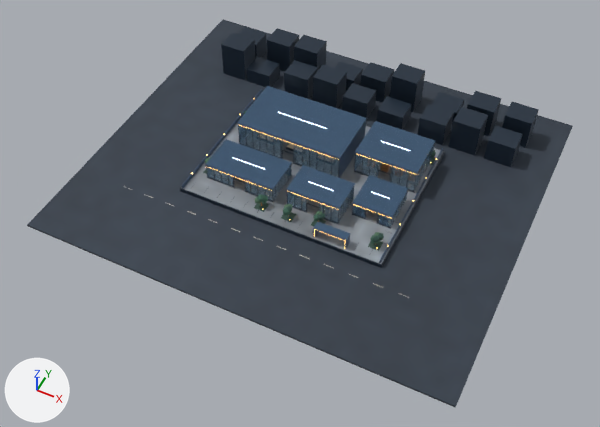
One commit to the glTF model public/campus/oficina.glb: the scene before it, then after it.
Camera for both pictures: a camera (50 mm lens) standing at (51.3, -109.7, 121.7) and looking at (1.0, -9.0, -4.0). The lights are fixed; the arrows at lower left show +X, +Y and +Z. The first picture is the older version. Where no turn or scale is listed for an object, it has been applied to the vertices. Vertices at exactly the same position are counted once.

The first picture shows 'Alumínio grafite', 'Asfalto', 'Aço azul', 'Cobertura', 'Concreto', 'Folhagem 0', 'Folhagem 2', 'Vidro fumê' and 6 more.
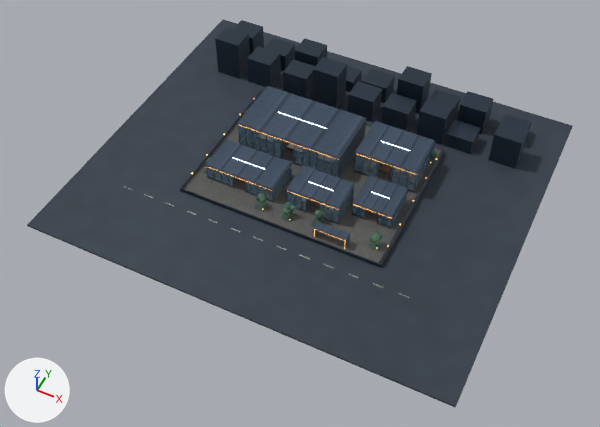
Edits to the bpy script that builds the scene:
```text
Change mat_concreto:
    where n2 = _N.new('ShaderNodeTexImage'); n2.name = 'Image Texture'
    n2.image: img_concreto_albedo -> img_concrete_floor_worn_001_diff_1k
    add n3 = _N.new('ShaderNodeNormalMap'); n3.name = 'Normal Map'
    add n3.uv_map = 'UVMap'
    add n3.inputs[0].default_value = 0.55  # 'Strength'
    add n4 = _N.new('ShaderNodeTexImage'); n4.name = 'Image Texture.001'
    add n4.image = img_concrete_floor_worn_001_nor_gl_1k
    where n0 = _N.new('ShaderNodeBsdfPrincipled'); n0.name = 'Principled BSDF'
    add _L.new(n3.outputs[0], n0.inputs[5])  # 'Normal' to 'Normal'
    add _L.new(n4.outputs[0], n3.inputs[1])  # 'Color' to 'Color'
Change me_cube:
    remove me_cube.from_pydata(...)  # 1144 vertices, 1716 faces; spans x -33.9..36.7, y -17.0..31.5, z -0.4..7.9
    add me_cube.from_pydata(...)  # 1144 vertices, 1716 faces; spans x -34.7..36.6, y -17.0..31.5, z -0.4..9.0
    me_cube part 1: the loose piece of 8 vertices spanning x -33.1..-27.3, y 19.5..24.5, z -0.4..7.9 is scaled about its middle by (1, 1, 1.13), then moved by (-1.4, 0.0, 0.6)
    me_cube part 2: the loose piece of 8 vertices spanning x -33.9..-28.1, y 26.5..31.5, z -0.4..4.7 is scaled about its middle by (1, 1, 1.33), then moved by (-0.8, 0.0, 0.8)
    me_cube part 3: the loose piece of 8 vertices spanning x -26.8..-21.0, y 19.5..24.5, z -0.4..3.2 is scaled about its middle by (1, 1, 1.86), then moved by (0.3, 0.0, 1.6)
    me_cube part 4: the loose piece of 8 vertices spanning x -25.2..-19.4, y 26.5..31.5, z -0.4..7.1 is scaled about its middle by (1, 1, 0.592), then moved by (-1.1, 0.0, -1.5)
    me_cube part 5: the loose piece of 8 vertices spanning x -18.3..-12.5, y 26.5..31.5, z -0.4..7.6 is scaled about its middle by (1, 1, 0.879), then moved by (0.2, 0.0, -0.5)
    me_cube part 6: the loose piece of 8 vertices spanning x -2.8..3.0, y 19.5..24.5, z -0.4..4.2 is scaled about its middle by (1, 1, 1.21), then moved by (1.3, 0.0, 0.5)
    me_cube part 7: the loose piece of 8 vertices spanning x -1.6..4.2, y 26.5..31.5, z -0.4..5.5 is scaled about its middle by (1, 1, 0.714), then moved by (0.3, 0.0, -0.8)
    me_cube part 8: the loose piece of 8 vertices spanning x 5.4..11.2, y 19.5..24.5, z -0.4..3.6 is scaled about its middle by (1, 1, 1.35), then moved by (1.1, 0.0, 0.7)
    me_cube part 9: the loose piece of 8 vertices spanning x 5.5..11.3, y 26.5..31.5, z -0.4..7.7 is scaled about its middle by (1, 1, 0.969), then moved by (1.5, 0.0, -0.1)
    me_cube part 10: the loose piece of 8 vertices spanning x 14.9..20.7, y 19.5..24.5, z -0.4..5.1 is scaled about its middle by (1, 1, 1.32), then moved by (-0.3, 0.0, 0.9)
    me_cube part 11: the loose piece of 8 vertices spanning x 15.1..20.9, y 26.5..31.5, z -0.4..3.2 is scaled about its middle by (1, 1, 1.11), then moved by (-0.9, 0.0, 0.2)
    me_cube part 12: the loose piece of 8 vertices spanning x 22.1..27.9, y 19.5..24.5, z -0.4..7.0 is scaled about its middle by (1, 1, 0.465), then moved by (-1.0, 0.0, -2.0)
    me_cube part 13: the loose piece of 8 vertices spanning x 22.9..28.7, y 26.5..31.5, z -0.4..6.4 is scaled about its middle by (1, 1, 0.895), then moved by (-1.6, 0.0, -0.4)
    me_cube part 14: the loose piece of 8 vertices spanning x 29.9..35.7, y 19.5..24.5, z -0.4..4.9 is scaled about its middle by (1, 1, 1.36), then moved by (0.9, 0.0, 1.0)
    me_cube part 15: the loose piece of 8 vertices spanning x 30.9..36.7, y 26.5..31.5, z -0.4..6.5 is scaled about its middle by (1, 1, 0.438), then moved by (-0.7, 0.0, -1.9)
    me_cube part 16: 4 of 1144 vertices moved; they spanned x -10.1..-4.3, y 19.5..24.5, z 6.9 and now span x -10.1..-4.3, y 19.5..24.5, z 9.0; mean shift (0.0, 0.0, 2.1); largest move (-10.1, 19.5, 6.9) -> (-10.1, 19.5, 9.0)
    other edits to the shape of me_cube do not show in these pictures
Change ob_folhagem_0:
    ob_folhagem_0.location: (-18.8, -10.4, 1.9) -> (-18.9, -10.6, 2.4)
Change ob_folhagem_2:
    ob_folhagem_2.location: (-19.2, -9.8, 2.1) -> (-18.8, -10.2, 1.9)
```

Location of each change, (x1, y1, x2, y2) in pixels of the pictures (600 x 427 px; the box of a moved part takes in the faces that stretch with it):
'Alumínio grafite', reshaped
    before: (180, 27, 539, 268)
    after: (180, 20, 531, 268)
'Concreto', surface changed
    both: (181, 95, 444, 265)
'Folhagem 2', moved
    before: (205, 158, 380, 244)
    after: (206, 110, 380, 243)
'Folhagem 0', moved
    before: (257, 150, 436, 242)
    after: (256, 126, 437, 240)
part 1 of me_cube, moved or reshaped
    before: (221, 33, 255, 81)
    after: (215, 27, 250, 79)
part 2 of me_cube, moved or reshaped
    before: (239, 27, 267, 59)
    after: (234, 20, 264, 54)
part 3 of me_cube, moved or reshaped
    before: (247, 57, 280, 87)
    after: (247, 46, 281, 87)
part 4 of me_cube, moved or reshaped
    before: (267, 28, 299, 72)
    after: (265, 38, 295, 71)
part 5 of me_cube, moved or reshaped
    before: (294, 35, 327, 70)
    after: (295, 38, 327, 66)
part 6 of me_cube, moved or reshaped
    before: (342, 83, 376, 120)
    after: (348, 81, 382, 122)
part 7 of me_cube, moved or reshaped
    before: (361, 62, 394, 103)
    after: (362, 69, 395, 103)
part 8 of me_cube, moved or reshaped
    before: (377, 96, 411, 130)
    after: (381, 93, 417, 131)
part 9 of me_cube, moved or reshaped
    before: (390, 63, 425, 112)
    after: (397, 66, 432, 114)
part 10 of me_cube, moved or reshaped
    before: (417, 104, 454, 145)
    after: (416, 97, 454, 145)
part 11 of me_cube, moved or reshaped
    before: (432, 92, 464, 125)
    after: (431, 89, 461, 122)
part 12 of me_cube, moved or reshaped
    before: (449, 107, 488, 156)
    after: (444, 120, 480, 154)
part 13 of me_cube, moved or reshaped
    before: (467, 91, 501, 136)
    after: (457, 91, 494, 134)
part 14 of me_cube, moved or reshaped
    before: (484, 126, 523, 167)
    after: (488, 120, 529, 169)
part 15 of me_cube, moved or reshaped
    before: (502, 102, 539, 148)
    after: (502, 114, 531, 135)
part 16 of me_cube, moved or reshaped
    before: (313, 64, 347, 109)
    after: (313, 57, 347, 108)
